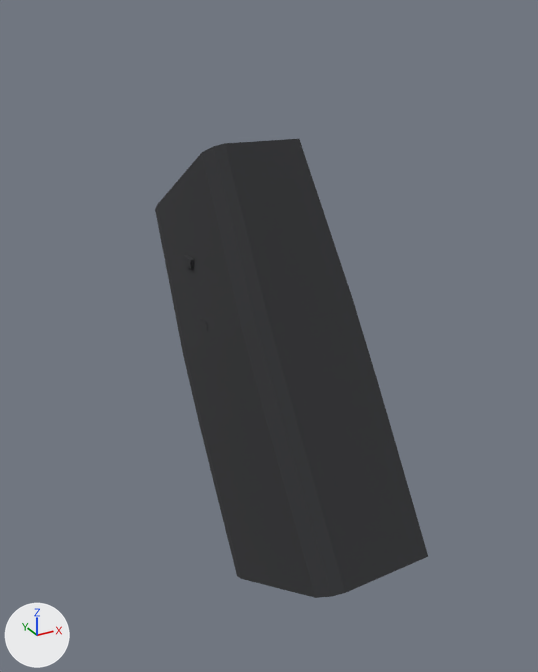
One commit to the glTF model assets/models/attachment_smg_angledgrip.glb: the scene before it, then after it.
Camera for both pictures: a camera (50 mm lens) standing at (-0.079, -0.0231, -0.0146) and looking at (-0.0005, 0.1196, -0.0859). Lighting does not change. The marker at lower left points along +X, +Y and +Z. The first picture is the older version. Vertices at exactly the same position are counted once.

Objects in the first picture: 'attachment_smg_angledgrip__smg_angledgrip__smg_angledgrip__grip'.
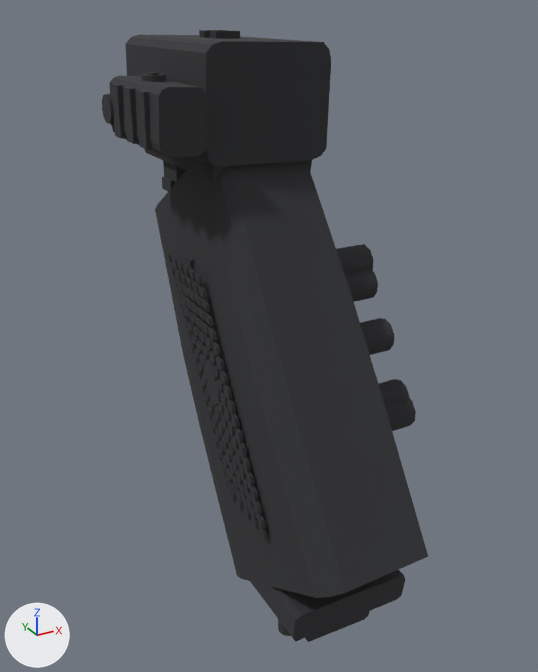
Boxes (x1, y1, x2, y2) around the edits, measured in the pictures (538 x 672 px):
'attachment_smg_angledgrip__smg_angledgrip__smg_angledgrip__grip', reshaped (19% wider, 33% taller): before (155, 139, 428, 598); after (102, 30, 428, 642)
part 1 of me_geometry_197_ds_wpolymer, built on: after (102, 30, 416, 642)

The edits, one by one:
me_geometry_197_ds_wpolymer is used by ob_attachment_smg_angledgrip__smg_angledgrip__smg_angledgrip__grip; location (0.0, 0.0, 0.0).
me_geometry_197_ds_wpolymer had 112 vertices, 200 faces and spanned x -0.0152..0.0152, y 0.0711..0.1632, z -0.1487..-0.0411.
me_geometry_197_ds_wpolymer now has 5802 vertices, 9120 faces and spans x -0.0277..0.0287, y 0.0711..0.168, z -0.1504..-0.0192.
me_geometry_197_ds_wpolymer part 1: 1 vertex removed from x 0.0099, y 0.1344, z -0.1152; 5691 vertices added at x -0.0277..0.0287, y 0.0819..0.168, z -0.1504..-0.0192.
